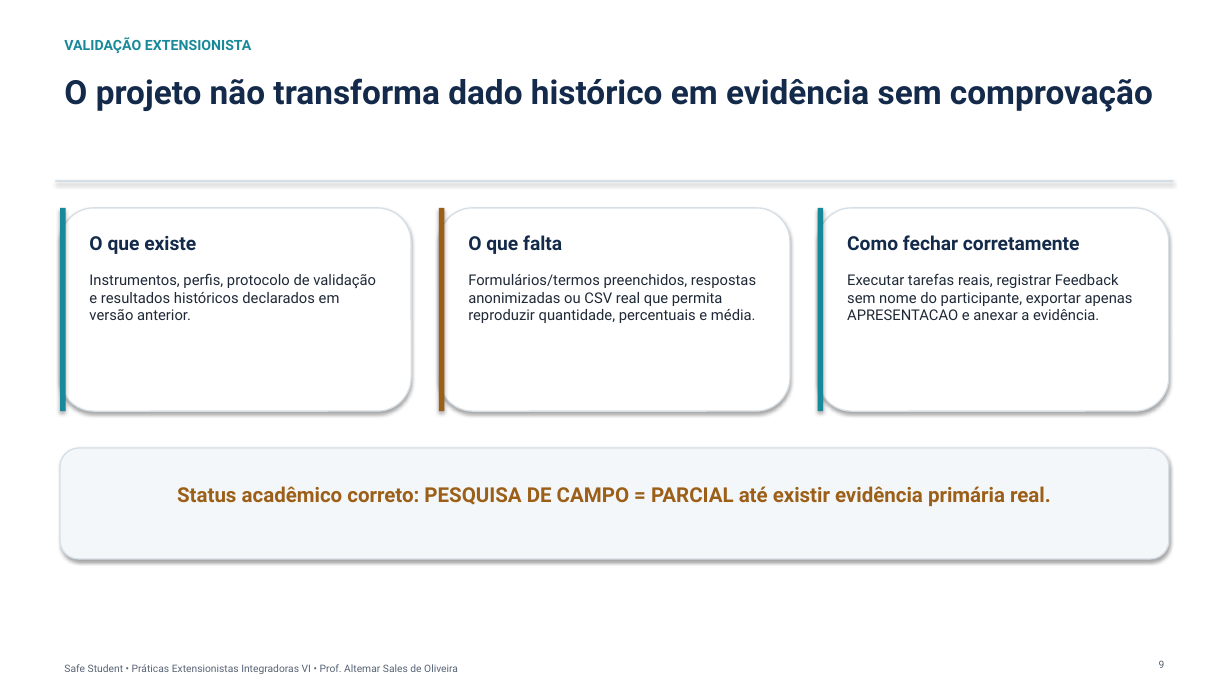
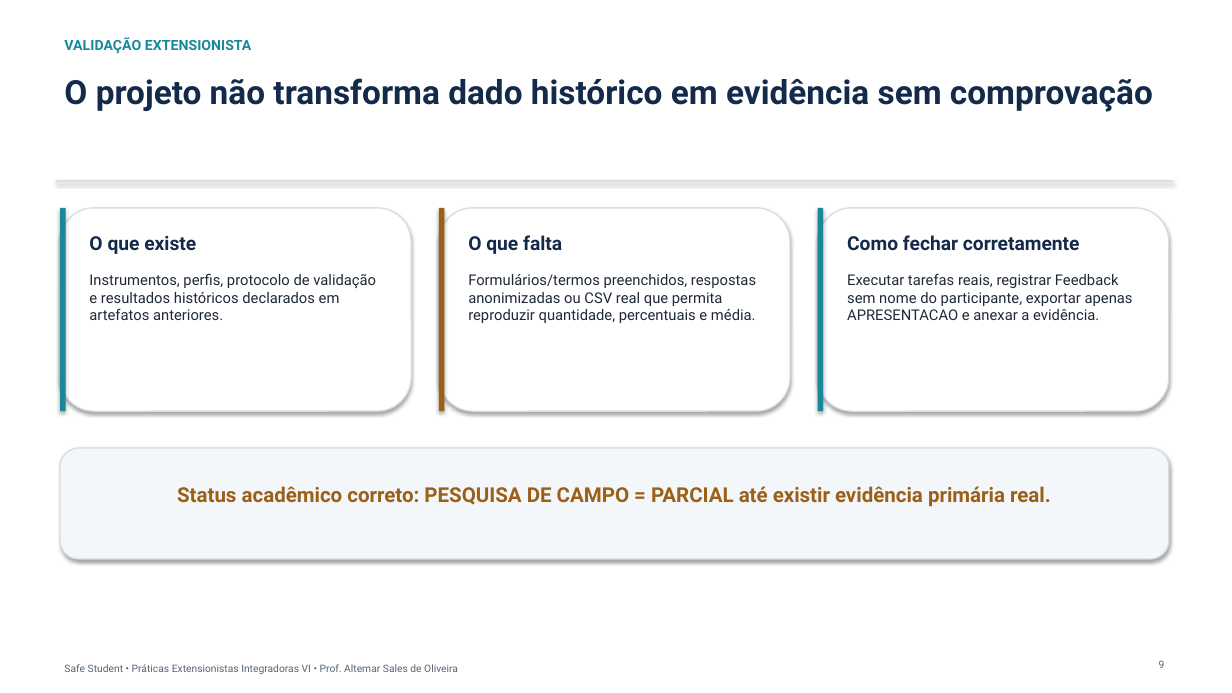
Before and after one commit to richaferreira/Safe_Student, a slide deck: slide 9 of 08_Apresentacao_Final_Safe_Student.pptx. Drawn at 1232x693 pixels with LibreOffice and Linux fonts; fonts in the diff are those of the drawing. Boxes give left, top, right and bottom in pixels: in the first picture for what was removed or moved away, otherwise in the second. Text is boxed around its words. In the diff, an @@ line names an element or a change of style, - is before the commit and + after.

```diff
--- a/08_Apresentacao_Final_Safe_Student.pptx
+++ b/08_Apresentacao_Final_Safe_Student.pptx
@@ text at [89,274,376,320]: text changed @@
-Instrumentos, perfis, protocolo de validação e resultados históricos declarados em versão anterior.
+Instrumentos, perfis, protocolo de validação e resultados históricos declarados em artefatos anteriores.
```
Also in this commit, not shown: 6 other slides changed, 1 slide added, 1 slide removed.
